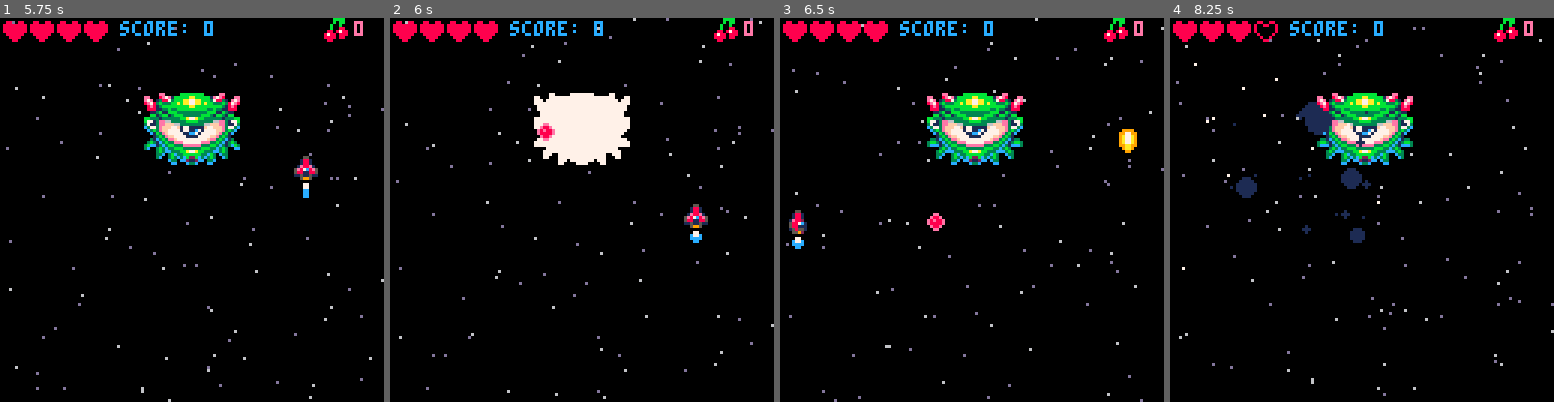
Above: before the commit, frames 1-4 (left to right).
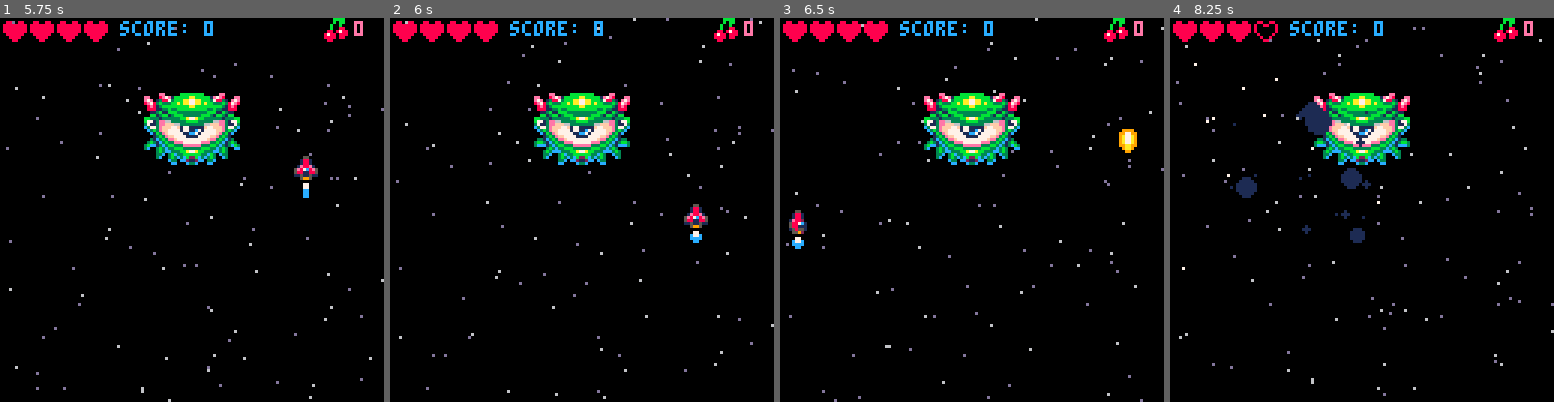
Above: after the commit, the same moments.

Repository: CRBroughton/pico-8-hero
Game: PICO-8 cartridge src/pico-8-hero.p8
The game is run twice, just before and just after one commit, with the same random seed, the same clock (stepped at 60 frames per second) and the same inputs.
Inputs:
- Up to frame 1 (5.75 s): tap X (X key) at 0.33, 1.07, 1.85, 2.97, 4.08, 5.2 s; tap O (Z key) at 0.7, 1.7, 2.1, 2.5, 2.9, 3.3, 3.7, 4.1, 4.5, 4.9, 5.3, 5.7 s; hold Right 1.6-2.1 s; hold Up 2.15-2.42 s; hold Right 2.47-3.03 s; hold Left 3.08-3.58 s; hold Down 3.63-3.97 s; hold Right 4.02-4.68 s; hold Up 4.73-5.03 s; hold Left 5.08-5.68 s; hold Down from 5.73 s (still down)
- Up to frame 2 (6 s): keep holding Down
- Up to frame 3 (6.5 s): release Down at 6.03 s; hold Right from 6.08 s (still down); tap O (Z key) at 6.1 s; tap X (X key) at 6.32 s
- Up to frame 4 (8.25 s): tap O (Z key) every 0.4 s from 6.5 to 8.1 s; release Right at 6.58 s; hold Right 6.63-7.13 s; hold Up 7.18-7.45 s; tap X (X key) at 7.43 s; hold Right 7.5-8.07 s; hold Left from 8.12 s (still down)

Frame 1 is identical in both runs. In frame 2, 3.4% of the frame differs, in the area x 37-63%, y 19-39%; in frame 3, 2.5%; in frame 4, 2.2%.

Commit message:
feat(boss): :construction: add boss mission scopes

Diff:
--- a/src/behaviour.lua
+++ b/src/behaviour.lua
@@ -18,10 +18,24 @@
         if abs(enemy.y - enemy.posy) < 0.7 then
             enemy.y = enemy.posy
             enemy.x = enemy.posx
-            enemy.mission = "protect"
+
+            if enemy.boss then
+                enemy.mission = "boss1"
+            else
+                enemy.mission = "protect"
+            end
         end
     elseif enemy.mission == "protect" then
         -- stay up
+
+    elseif enemy.mission == "boss1" then
+        -- boss mission 1
+    elseif enemy.mission == "boss2" then
+        -- boss mission 2
+    elseif enemy.mission == "boss3" then
+        -- boss mission 3
+    elseif enemy.mission == "boss4" then
+        -- boss mission 4
     elseif enemy.mission == "attack" then
         -- attack the player
         if enemy.type == 1 then
